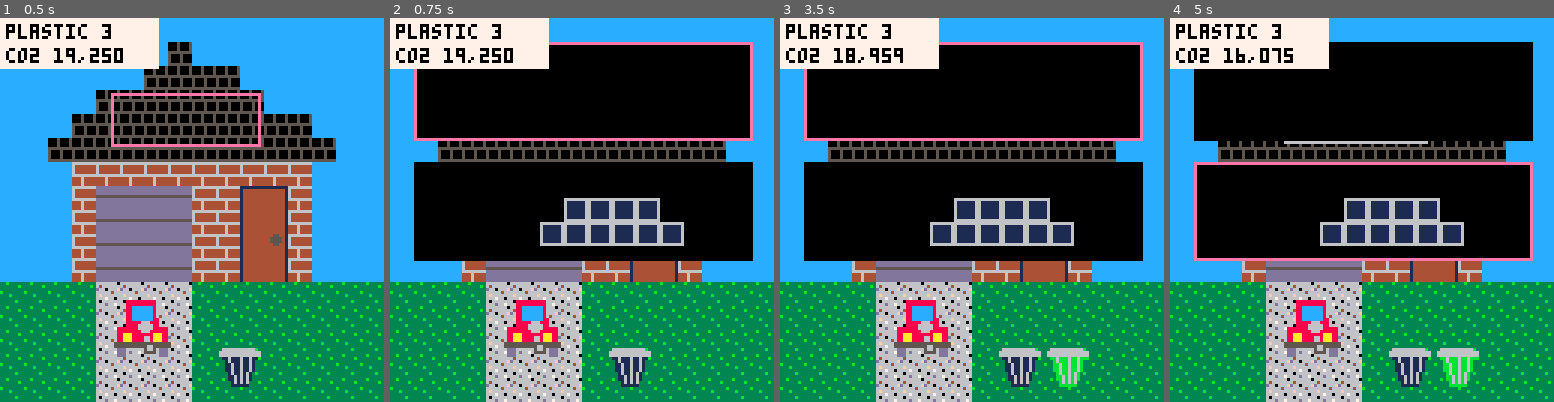
Above: before the commit, frames 1-4 (left to right).
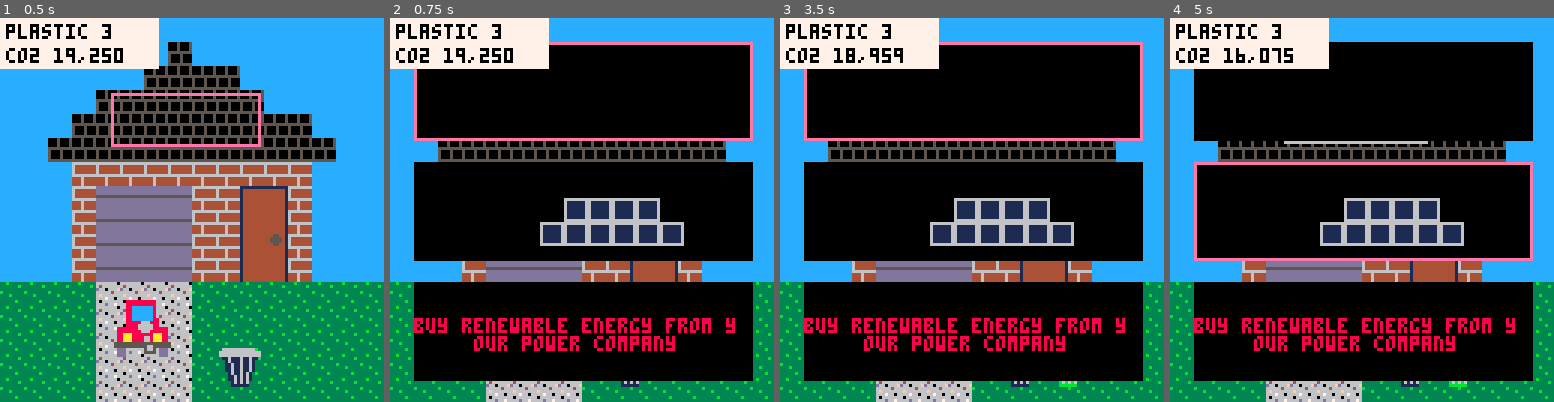
Above: after the commit, the same moments.

Repository: EmilyRagan/senior-project
Game: PICO-8 cartridge carts/home.p8
The game is run twice, just before and just after one commit, with the same random seed, the same clock (stepped at 60 frames per second) and the same inputs.
Inputs:
- Up to frame 1 (0.5 s): tap X (X key) at 0.33 s
- Up to frame 2 (0.75 s): tap O (Z key) at 0.7 s
- Up to frame 3 (3.5 s): tap X (X key) at 1.07, 1.85, 2.97 s; hold Right 1.6-2.1 s; tap O (Z key) every 0.4 s from 1.7 to 3.3 s; hold Up 2.15-2.42 s; hold Right 2.47-3.03 s; hold Left from 3.08 s (still down)
- Up to frame 4 (5 s): release Left at 3.58 s; hold Down 3.63-3.97 s; tap O (Z key) every 0.4 s from 3.7 to 4.9 s; hold Right 4.02-4.68 s; tap X (X key) at 4.08 s; hold Up from 4.73 s (still down)

Frame 1 is identical in both runs. In frame 2, 22% of the frame differs, in the area x 6-95%, y 68-95%; in frame 3, 22%; in frame 4, 22%.

Commit message:
add text display, renewable energy option

Diff:
--- a/carts/home.p8
+++ b/carts/home.p8
@@ -13,9 +13,14 @@
   x = 5
 }
 
-function hcenter(s)
+function hcenter(s, width)
   -- screen center minus the string length times the pixels in a char's width, cut in half
-  return 64-#s*2
+  if (width != nil)
+  then
+    return (width/2)-#s*2
+  else
+    return 64-#s*2
+  end
 end
 
 function vcenter(s)
@@ -75,6 +80,19 @@
           -- TODO: more realistic carbon value for how solar panels impact home energy usage
           carbon = {
             addition = 2500,
+            multiplier = settings[2].value
+          }
+        },
+        {
+          -- buying renewable energy
+          text = "buy renewable energy from your power company",
+          color = 8,
+          sprite_height = 2,
+          sprite_width = 8,
+          x = 34,
+          y = 28,
+          carbon = {
+            addition = 0,
             multiplier = settings[2].value
           }
         },
@@ -866,6 +884,13 @@
 end
 
 function drawSprite(item)
+  local sw = item.sprite_width * 8
+  local sh = item.sprite_height * 8
+  if (item.text != nil)
+  then
+    drawText(item, item.x, item.y, sw)
+    return
+  end
   -- https://pico-8.fandom.com/wiki/Sspr
   -- sspr( sx, sy, sw, sh, dx, dy, [dw,] [dh,] [flip_x,] [flip_y] )
   -- sx: The x coordinate of the upper left corner of the rectangle in the sprite sheet.
@@ -878,8 +903,6 @@
   -- dh: The height of the rectangle area of the screen. The default is to match the image height (sh).
   local sx = (item.sprite_start % 16) * 8
   local sy = (item.sprite_start \ 16) * 8
-  local sw = item.sprite_width * 8
-  local sh = item.sprite_height * 8
   local dw = sw
   local dh = sh
   if (item.multiplier != nil)
@@ -888,6 +911,19 @@
     dh = dh * item.multiplier
   end
   sspr(sx, sy, sw, sh, item.x, item.y, dw, dh, item.flip_x)
+end
+
+function drawText(item, x, y, width)
+  local maxLineChars = (width / 4) - 1
+  color(item.color)
+  local startIndex = 1
+  local lineHeight = 0
+  while (startIndex < #item.text) do
+    local substring = sub(item.text, startIndex, startIndex + maxLineChars)
+    print(substring, x + hcenter(substring, width), y + (lineHeight * 6))
+    startIndex = startIndex + maxLineChars + 1
+    lineHeight = lineHeight + 1
+  end
 end
 
 function updateOutside()
@@ -913,7 +949,12 @@
   do
     rectfill(8, 8 + ((idx - 1) * 40), 120, 40 * idx)
     -- TODO: ideally, center the sprite in the rect
-    spr(val.sprite_start, 50, 40 * (idx - 0.5), val.sprite_width, val.sprite_height)
+    if (val.text != nil)
+    then
+      drawText(val, 8, 40 * (idx - 0.5), 108)
+    else
+      spr(val.sprite_start, 50, 40 * (idx - 0.5), val.sprite_width, val.sprite_height)
+    end
   end
 
   -- draw highlight rectangle around current selection
Not shown, changed: _label.png
Not shown, changed: carts/home.html
Not shown, changed: carts/home.js
